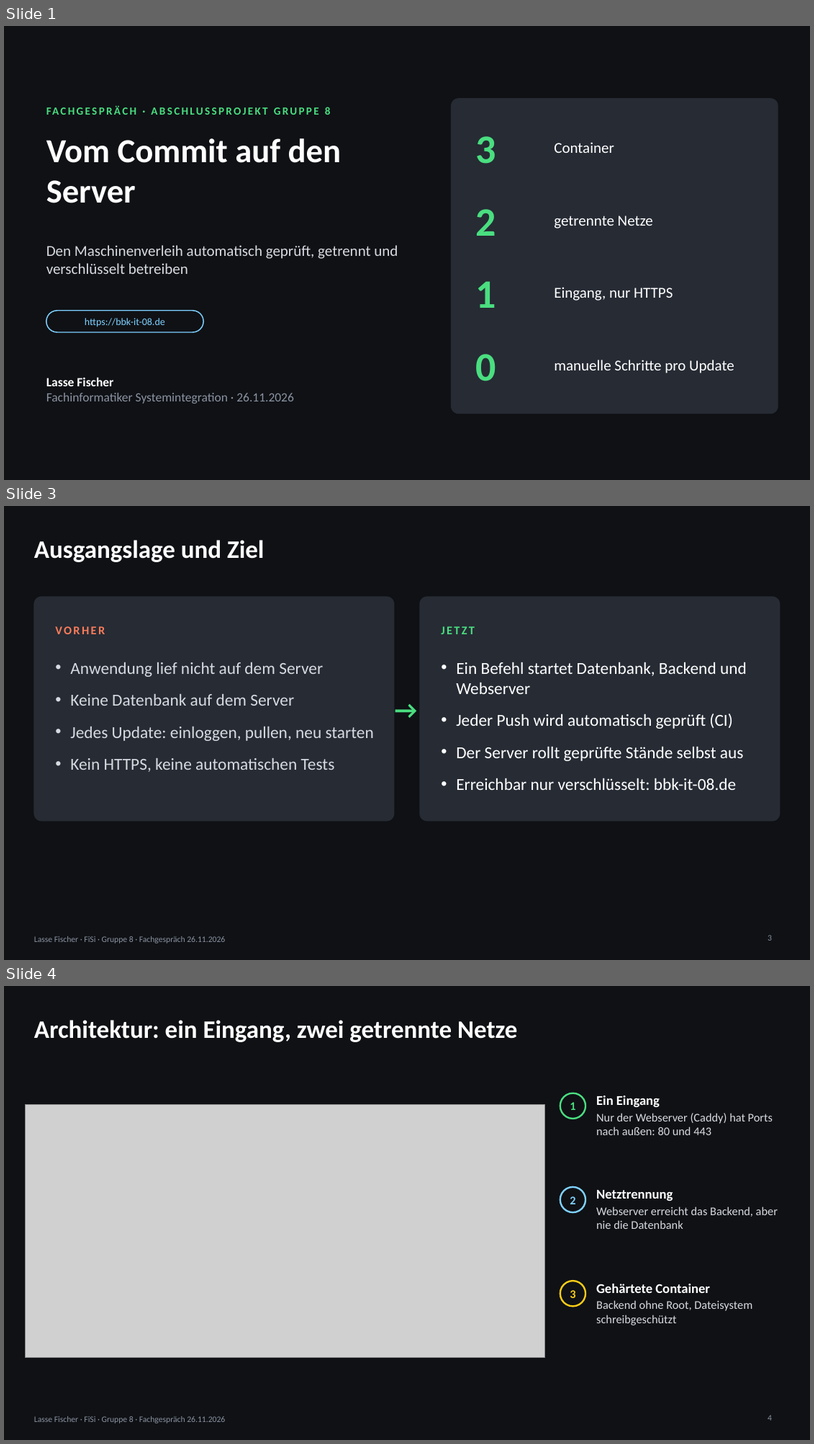
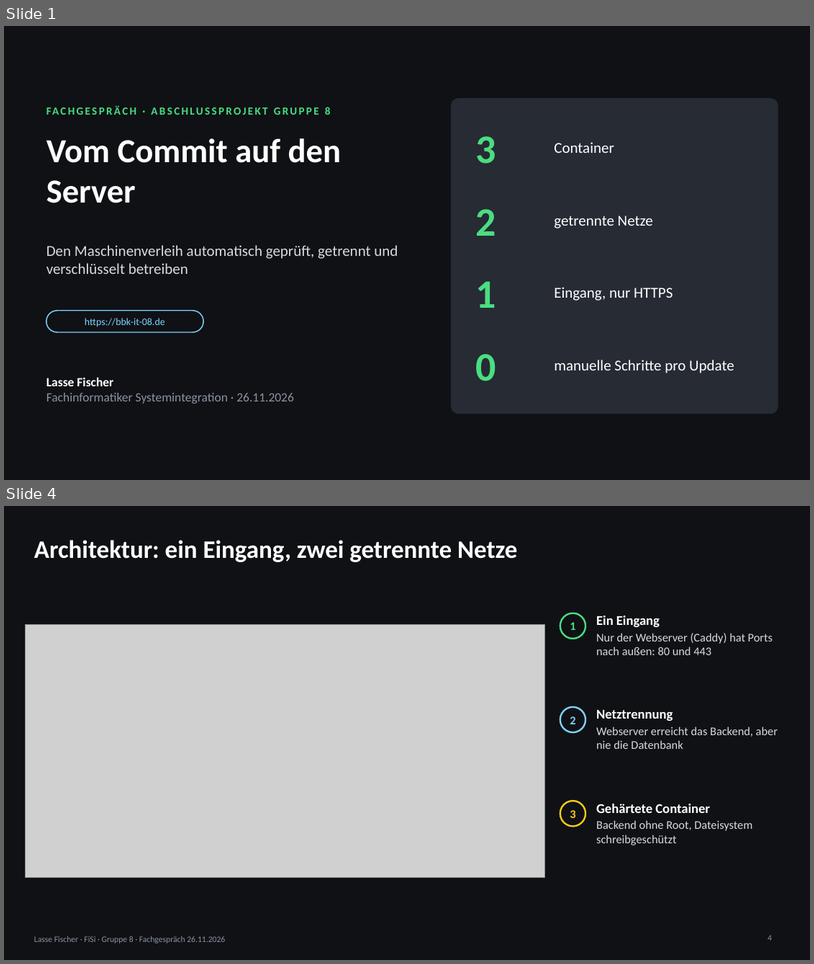
Before and after one commit to 24it1schumacher/Abschlussprojekt_Berufsschule_Gruppe_8, a slide deck: docs/praesentation/Fachgespraech_Lasse_Fischer_2026-11-26.pptx. Shown one above the other, each under a label of ours: slides 1, 3 and 4 before the commit, slides 1 and 4 after it; the slides between them are not shown. The pictures are 814x1444 and 814x964 pixels, drawn with LibreOffice and Linux fonts; fonts in the diff are those of the drawing; grey boxes stand for pictures. Boxes give left, top, right and bottom in pixels: in the first picture for what was removed or moved away, otherwise in the second. Text is boxed around its words. In the diff, an @@ line names an element or a change of style, - is before the commit and + after.

```diff
--- a/docs/praesentation/Fachgespraech_Lasse_Fischer_2026-11-26.pptx
+++ b/docs/praesentation/Fachgespraech_Lasse_Fischer_2026-11-26.pptx
@@ slide 3 removed at <box>4,506,810,960</box>, background #0F1115; not listed: 1 template element that a slide beside it also shows @@
@@ title removed at <box>34,540,264,562</box> @@
-Ausgangslage und Ziel
@@ rounded rectangle removed at <box>34,597,394,821</box> @@
@@ rounded rectangle removed at <box>420,597,780,821</box> @@
@@ text removed at <box>55,626,105,634</box> @@
-VORHER
@@ text removed at <box>441,626,475,634</box> @@
-JETZT
@@ text removed at <box>70,662,374,772</box> @@
-• Anwendung lief nicht auf dem Server
-• Keine Datenbank auf dem Server
-• Jedes Update: einloggen, pullen, neu starten
-• Kein HTTPS, keine automatischen Tests
@@ text removed at <box>456,662,747,790</box> @@
-• Ein Befehl startet Datenbank, Backend und Webserver
-• Jeder Push wird automatisch geprüft (CI)
-• Der Server rollt geprüfte Stände selbst aus
-• Erreichbar nur verschlüsselt: bbk-it-08.de
@@ text removed at <box>391,690,422,727</box> @@
-→
@@ page number removed at <box>768,934,772,940</box> @@
-3
```
Also in this commit, not shown: 3 slides changed, 2 slides added, 3 other files.
